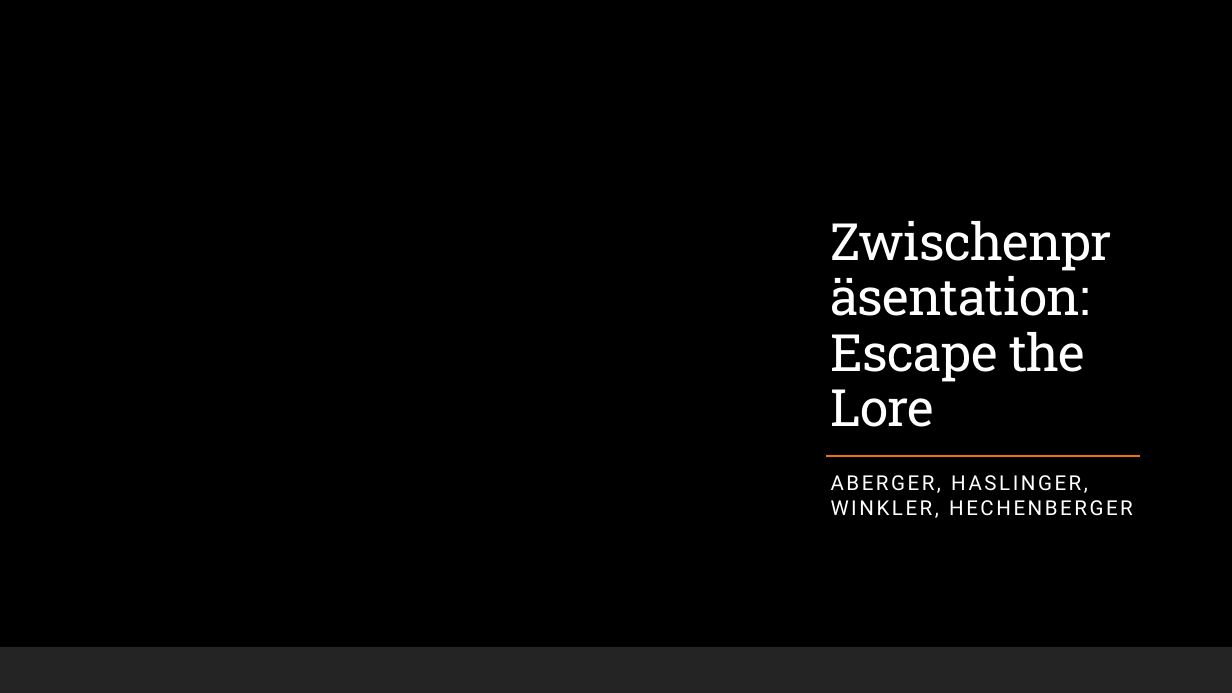
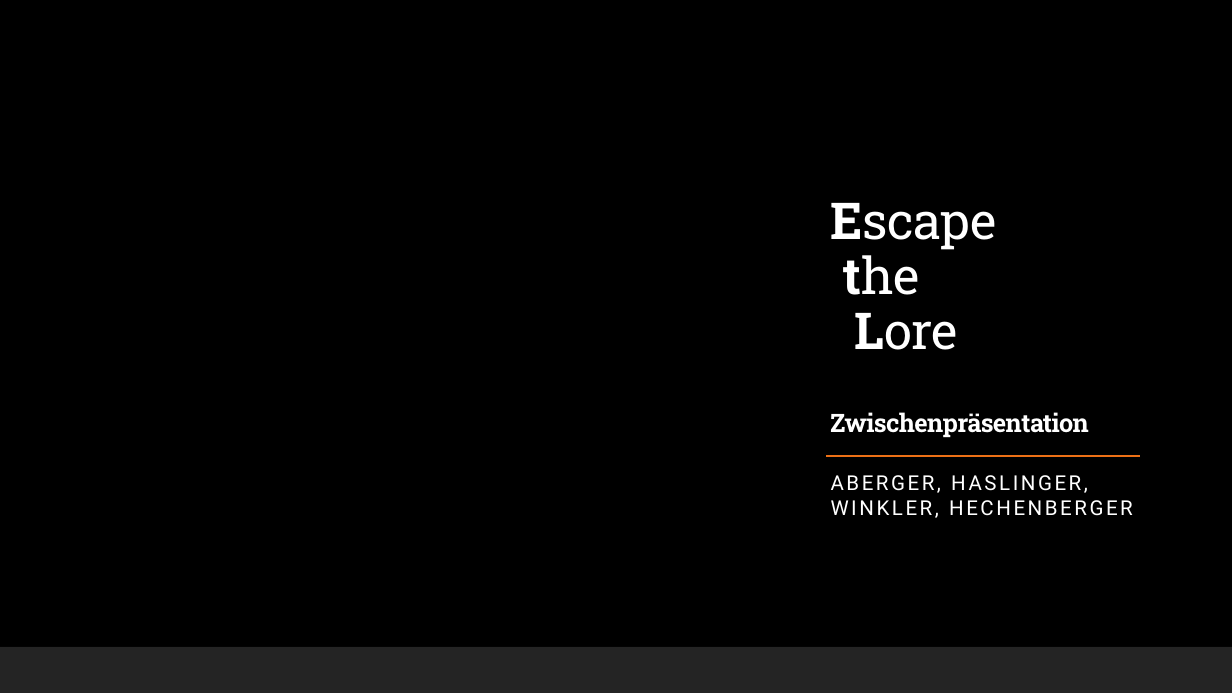
Before and after one commit to jonasaberger/EscapeTheLore, a slide deck: slide 2 of Docs/11_Zwischenpräsentation.pptx (slide 1 before the commit). Drawn at 1232x693 pixels with LibreOffice and Linux fonts; fonts in the diff are those of the drawing; background and template pictures are left out. Boxes give left, top, right and bottom in pixels: in the first picture for what was removed or moved away, otherwise in the second. Text is boxed around its words. In the diff, an @@ line names an element or a change of style, - is before the commit and + after.

Commit message:
- Updated Meilensteinanalyse
- Finished Zwischenpräsentation

```diff
--- a/Docs/11_Zwischenpräsentation.pptx
+++ b/Docs/11_Zwischenpräsentation.pptx
@@ title at <box>830,203,1089,438</box>: text changed; size 40 to 19.8 pt; bold on @@
-Zwischenpräsentation:
-Escape the Lore
+Escape
+the
+Lore
+Zwischenpräsentation
```
Also in this commit, not shown: 2 other slides changed, 5 slides added, 2 slides removed, 1 other file.
